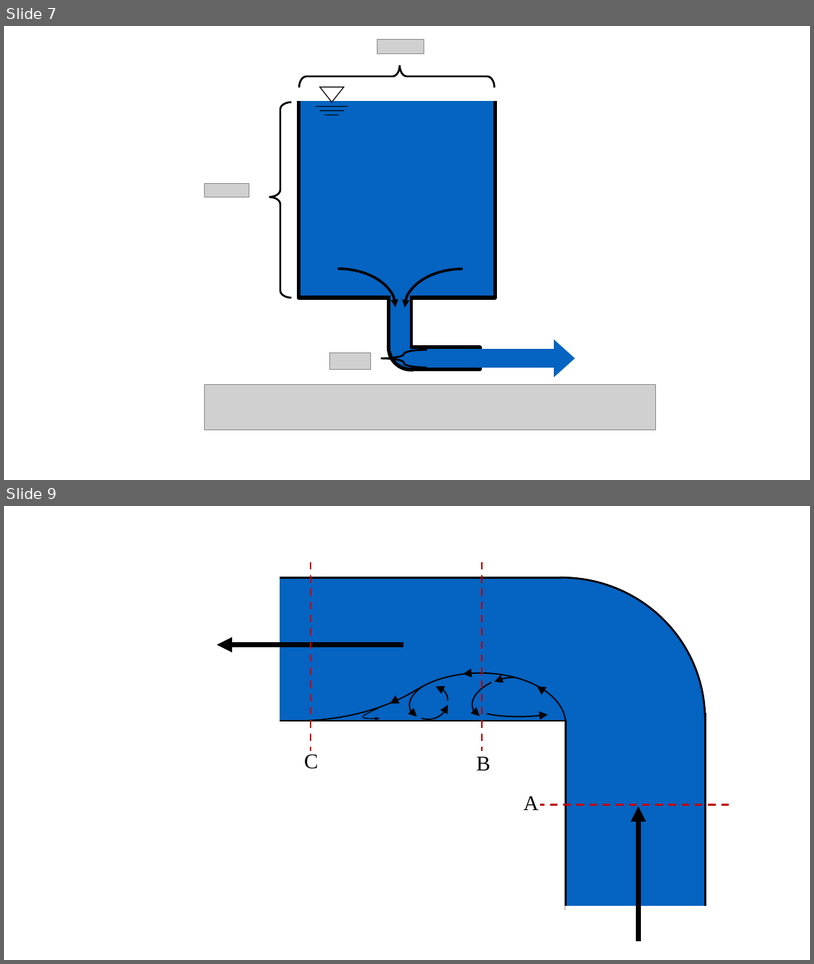
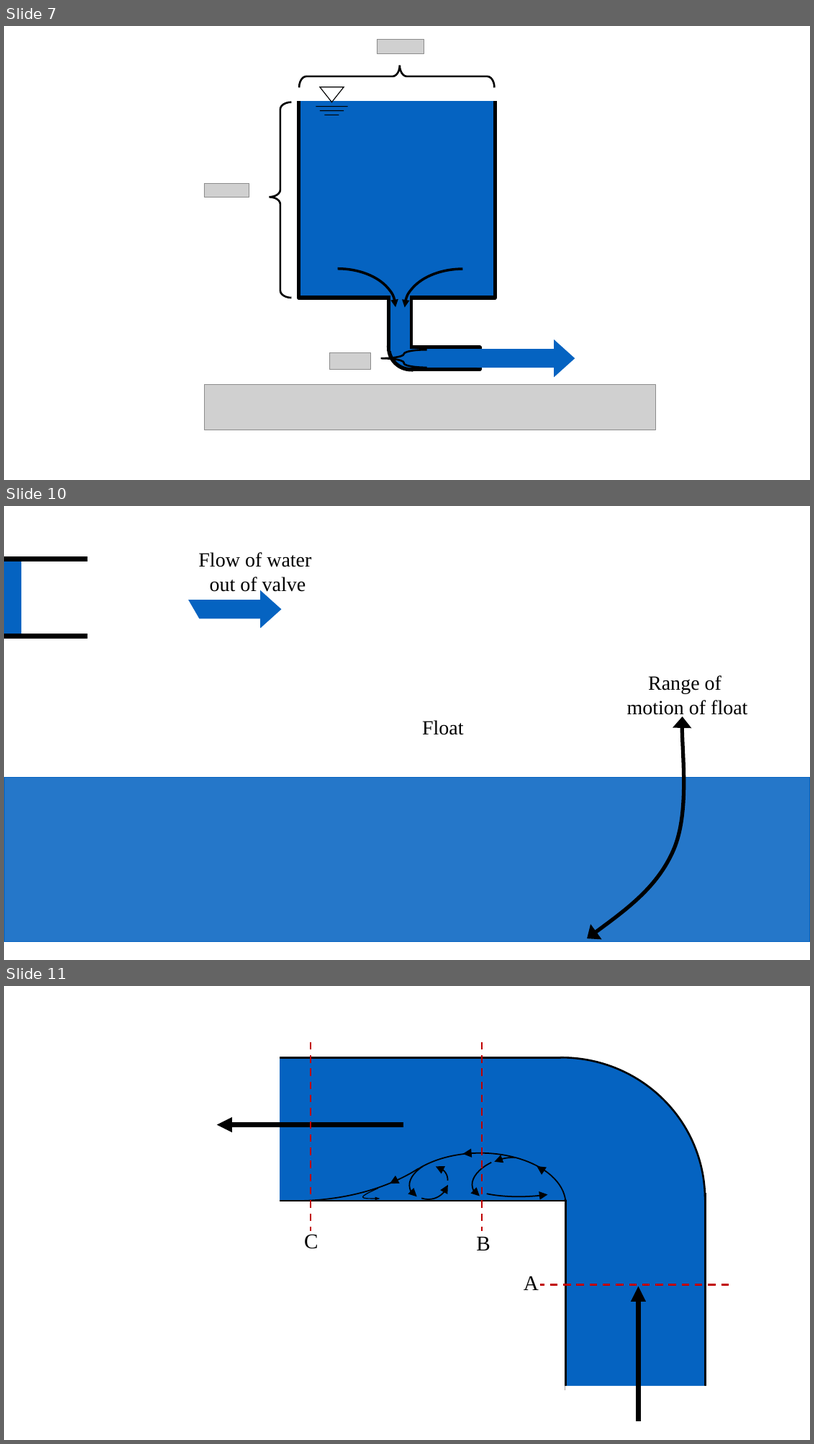
Before and after one commit to AguaClara/SWOT, a slide deck: Summary Sheets/Diagrams.pptx. Shown one above the other, each under a label of ours: slides 7 and 9 before the commit, slides 7, 10 and 11 after it; the slides between them are not shown. The pictures are 814x964 and 814x1444 pixels, drawn with LibreOffice and Linux fonts; fonts in the diff are those of the drawing; grey boxes stand for pictures; background and template pictures are left out. Boxes give left, top, right and bottom in pixels: in the first picture for what was removed or moved away, otherwise in the second. Text is boxed around its words. In the diff, an @@ line names an element or a change of style, - is before the commit and + after.

```diff
--- a/Summary Sheets/Diagrams.pptx
+++ b/Summary Sheets/Diagrams.pptx
@@ slide 10 added at box(4, 506, 810, 960), background picture (left out) @@
@@ group added at box(4, 552, 810, 942): 3 texts, 2 freeform shapes, 2 rectangles, 2 lines @@
+Flow of water
+out of valve
+Float
+Range of
+motion of float
@@ what was slide 9 is now slide 11 @@
```
Also in this commit, not shown: 1 slide changed, 1 other slide added, 2 other files.
